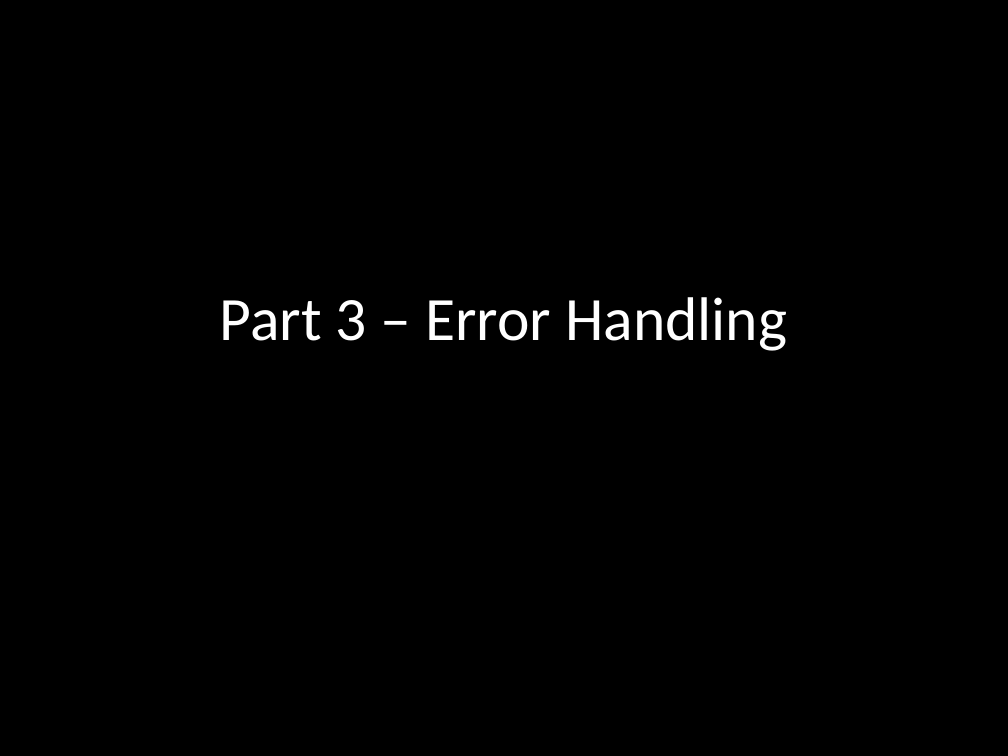
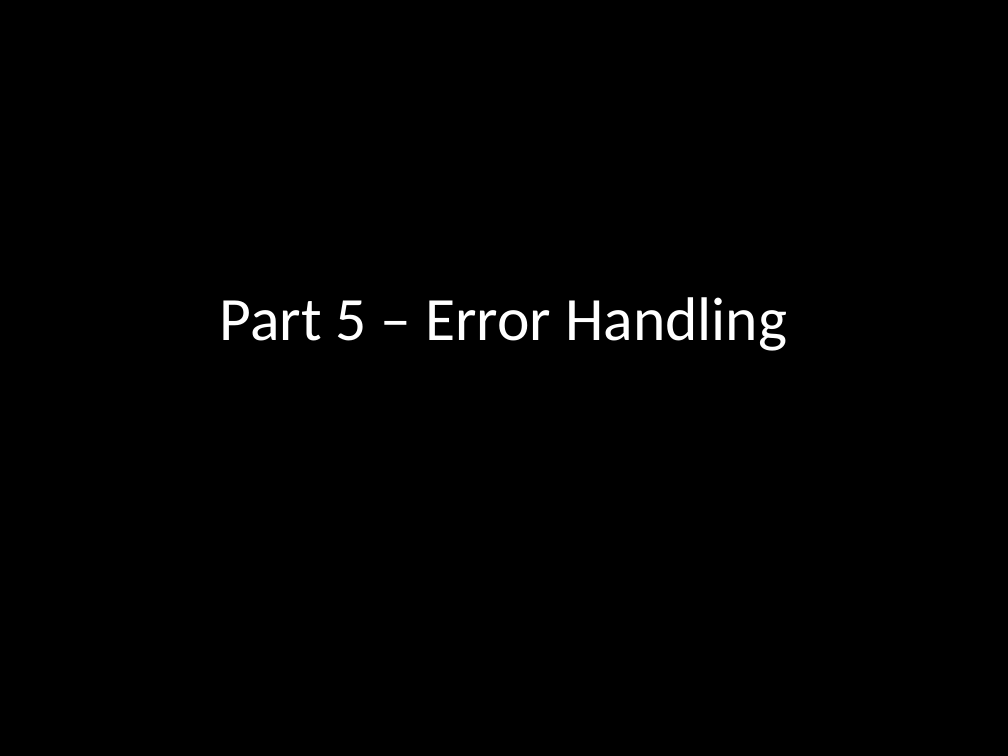
Before and after one commit to benlesh/rxjs-workshop-angular, a slide deck: slide 91 of rxjs-workshop.pptx. Drawn at 1008x756 pixels with LibreOffice and Linux fonts; fonts in the diff are those of the drawing. Boxes give left, top, right and bottom in pixels: in the first picture for what was removed or moved away, otherwise in the second. Text is boxed around its words. In the diff, an @@ line names an element or a change of style, - is before the commit and + after.

```diff
--- a/rxjs-workshop.pptx
+++ b/rxjs-workshop.pptx
@@ title at (x1=220, y1=297, x2=787, y2=351): text changed @@
-Part 3 – Error Handling
+Part 5 – Error Handling
```
Also in this commit, not shown: 1 other slide changed, 8 slides added, 8 other files.
